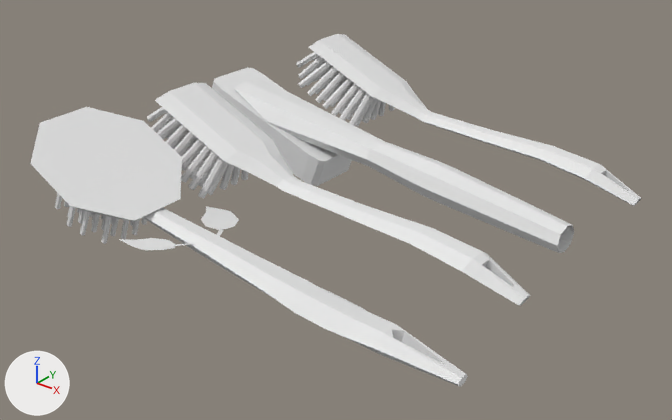
One commit to the FBX model Objects/Brush/Brush.fbx: the scene before it, then after it.
Both versions are drawn from a 50 mm camera at (0.383, -0.566, 0.224) aimed at (0.088, -0.198, -0.004). The axes (+X, +Y, +Z) are drawn at lower left. The lights are the same throughout. Where no turn or scale is listed for an object, it has been applied to the vertices. Vertices at the same position are counted once.

Objects in the first picture: 'E4_ST5_EM4_I1', 'E4_ST5_EM4_I2', 'E4_ST5_EM4_I3', 'E4_ST5_EM4_I4'.
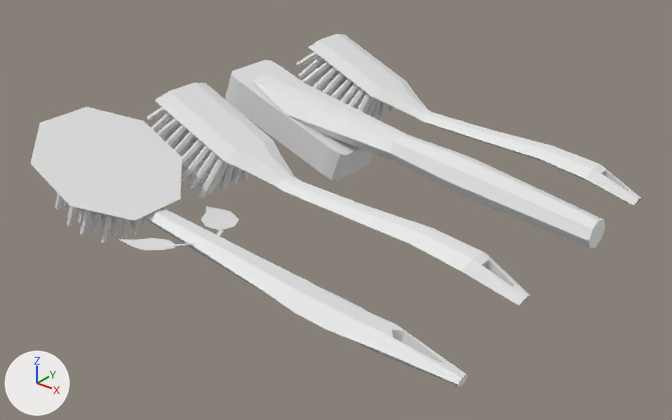
Boxes (x1, y1, x2, y2) around the edits, measured in the pictures (672 x 420 px):
'E4_ST5_EM4_I1', reshaped, moved: before (212, 67, 574, 253); after (226, 60, 605, 248)
part 1 of me_cube_007, added: after (589, 220, 605, 248)

What the commit changed:
me_cube_007 has 96 vertices, 68 faces and spans x -0.051..0.204, y -0.02..0.02, z -0.029..0.024.
me_cube_007 is used by ob_e4_st5_em4_i1; location (-0.0035, -0.1401, 0.0101).
Verts and faces of me_cube_007; kept vertices keep their numbers, new ones are numbered from 96.
Before the commit, vertices of me_cube_007: 48 (0.204, -0.01, -0.02) at pixel (557, 245), 49 (0.204, -0.007, -0.014) at pixel (561, 234), 50 (0.204, 0.0, -0.012) at pixel (567, 225), 51 (0.204, 0.007, -0.014) at pixel (572, 225), 52 (0.204, 0.01, -0.02) at pixel (574, 232).
Before the commit, vertices of me_cube_007: 53 (0.204, 0.007, -0.026) at pixel (570, 243), 54 (0.204, 0.0, -0.028) at pixel (564, 251), 55 (0.204, -0.007, -0.026) at pixel (559, 253).
Part 1, on me_cube_007:
New faces: (48, 55, 54, 53, 52, 51, 50, 49).
Object 'E4_ST5_EM4_I1' (ob_e4_st5_em4_i1) moves from (-0.0035, -0.1401, 0.0101) to (0.0133, -0.1401, 0.0186).
